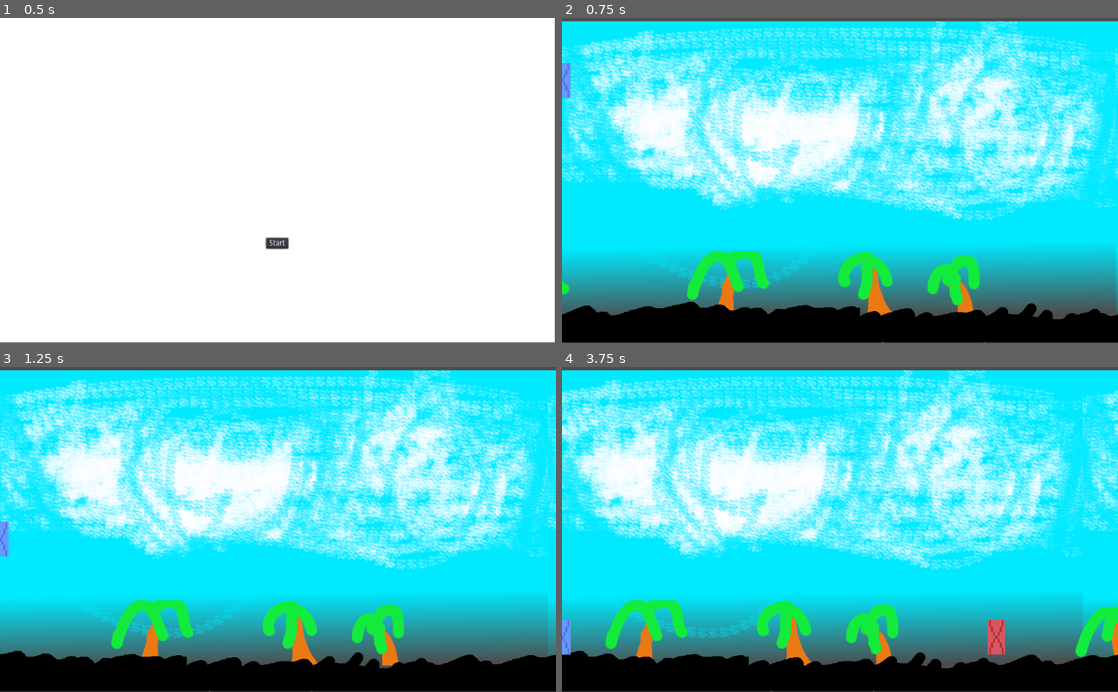
Above: before the commit, frames 1-4 (two rows, left to right).
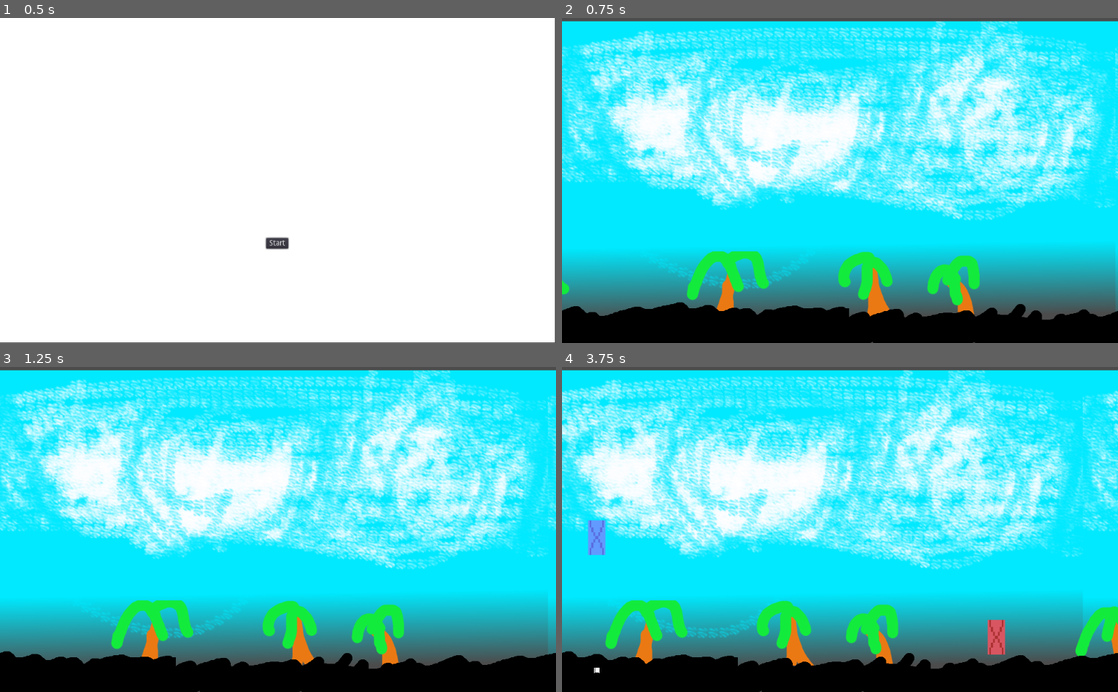
Above: after the commit, the same moments.

Repository: jakepearse/Zeno_Game_Jam
Game: Godot game, scene res://UI/MainMenu.tscn
Two runs of this game, one before a commit and one after it. Both use one fixed random seed, a clock stepped at 60 frames per second and the inputs below.
Inputs:
- Up to frame 1 (0.5 s): no input
- Up to frame 2 (0.75 s): click "Start" at 0.5 s
- Up to frame 3 (1.25 s): no input
- Up to frame 4 (3.75 s): tap Enter at 1.25 s; hold D 1.28-2.03 s; tap F at 1.35 s; tap H at 1.55, 2.1 s; hold S 2.03-2.78 s; tap J at 2.3, 2.85 s; hold D from 2.78 s (still down); tap K at 3.05, 3.6 s

Frame 1 is identical in both runs. In frame 2, 1.5% of the frame differs, in the area x 0-100%, y 13-100%; in frame 3, 1.4%; in frame 4, 1.8%, in the area x 0-100%, y 47-100%.

Commit message:
Implemented...wow, a lot of things.
Hell if I can keep track of them.

Diff:
--- /dev/null
+++ b/Scenes/Key Sprites/Key Sprite A.tscn
@@ -0,0 +1,11 @@
+[gd_scene load_steps=4 format=2]
+
+[ext_resource path="res://Sprites/Test/A-Down.png" type="Texture" id=1]
+[ext_resource path="res://Sprites/Test/A-Up.png" type="Texture" id=2]
+[ext_resource path="res://Scripts/KeySprite.gd" type="Script" id=3]
+
+[node name="sprite" type="Sprite"]
+texture = ExtResource( 2 )
+script = ExtResource( 3 )
+downSprite = ExtResource( 1 )
+key = 65
--- /dev/null
+++ b/Scenes/Key Sprites/Key Sprite D.tscn
@@ -0,0 +1,11 @@
+[gd_scene load_steps=4 format=2]
+
+[ext_resource path="res://Sprites/Test/D-Up.png" type="Texture" id=1]
+[ext_resource path="res://Sprites/Test/D-Down.png" type="Texture" id=2]
+[ext_resource path="res://Scripts/KeySprite.gd" type="Script" id=3]
+
+[node name="Node2D" type="Sprite"]
+texture = ExtResource( 1 )
+script = ExtResource( 3 )
+downSprite = ExtResource( 2 )
+key = 83
--- /dev/null
+++ b/Scenes/Key Sprites/Key Sprite F.tscn
@@ -0,0 +1,11 @@
+[gd_scene load_steps=4 format=2]
+
+[ext_resource path="res://Sprites/Test/F-Up.png" type="Texture" id=1]
+[ext_resource path="res://Sprites/Test/F-Down.png" type="Texture" id=2]
+[ext_resource path="res://Scripts/KeySprite.gd" type="Script" id=3]
+
+[node name="sprite" type="Sprite"]
+texture = ExtResource( 1 )
+script = ExtResource( 3 )
+downSprite = ExtResource( 2 )
+key = 70
--- /dev/null
+++ b/Scenes/Key Sprites/Key Sprite H.tscn
@@ -0,0 +1,11 @@
+[gd_scene load_steps=4 format=2]
+
+[ext_resource path="res://Sprites/Test/H-Down.png" type="Texture" id=1]
+[ext_resource path="res://Sprites/Test/H-Up.png" type="Texture" id=2]
+[ext_resource path="res://Scripts/KeySprite.gd" type="Script" id=3]
+
+[node name="sprite" type="Sprite"]
+texture = ExtResource( 2 )
+script = ExtResource( 3 )
+downSprite = ExtResource( 1 )
+key = 72
--- /dev/null
+++ b/Scenes/Key Sprites/Key Sprite J.tscn
@@ -0,0 +1,11 @@
+[gd_scene load_steps=4 format=2]
+
+[ext_resource path="res://Sprites/Test/J-Up.png" type="Texture" id=1]
+[ext_resource path="res://Sprites/Test/J-Down.png" type="Texture" id=2]
+[ext_resource path="res://Scripts/KeySprite.gd" type="Script" id=3]
+
+[node name="sprite" type="Sprite"]
+texture = ExtResource( 1 )
+script = ExtResource( 3 )
+downSprite = ExtResource( 2 )
+key = 74
--- /dev/null
+++ b/Scenes/Key Sprites/Key Sprite K.tscn
@@ -0,0 +1,11 @@
+[gd_scene load_steps=4 format=2]
+
+[ext_resource path="res://Sprites/Test/K-Down.png" type="Texture" id=1]
+[ext_resource path="res://Sprites/Test/K-Up.png" type="Texture" id=2]
+[ext_resource path="res://Scripts/KeySprite.gd" type="Script" id=3]
+
+[node name="sprite" type="Sprite"]
+texture = ExtResource( 2 )
+script = ExtResource( 3 )
+downSprite = ExtResource( 1 )
+key = 75
--- /dev/null
+++ b/Scenes/Key Sprites/Key Sprite L.tscn
@@ -0,0 +1,11 @@
+[gd_scene load_steps=4 format=2]
+
+[ext_resource path="res://Sprites/Test/L-Down.png" type="Texture" id=1]
+[ext_resource path="res://Sprites/Test/L-Up.png" type="Texture" id=2]
+[ext_resource path="res://Scripts/KeySprite.gd" type="Script" id=3]
+
+[node name="sprite" type="Sprite"]
+texture = ExtResource( 2 )
+script = ExtResource( 3 )
+downSprite = ExtResource( 1 )
+key = 76
--- /dev/null
+++ b/Scenes/Key Sprites/Key Sprite S.tscn
@@ -0,0 +1,11 @@
+[gd_scene load_steps=4 format=2]
+
+[ext_resource path="res://Sprites/Test/S-up.png" type="Texture" id=1]
+[ext_resource path="res://Sprites/Test/S-down.png" type="Texture" id=2]
+[ext_resource path="res://Scripts/KeySprite.gd" type="Script" id=3]
+
+[node name="Node2D" type="Sprite"]
+texture = ExtResource( 1 )
+script = ExtResource( 3 )
+downSprite = ExtResource( 2 )
+key = 83
--- a/Scenes/Level.tscn
+++ b/Scenes/Level.tscn
@@ -36,6 +36,10 @@
 
 [node name="ScrollingTexture" parent="Floor" instance=ExtResource( 4 )]
 material = SubResource( 3 )
+margin_left = -188.0
+margin_top = 520.0
+margin_right = 1265.0
+margin_bottom = 600.0
 
 [node name="ParallaxBackground" parent="." instance=ExtResource( 5 )]
 spd = 20
@@ -48,10 +52,10 @@
 autostart = true
 
 [node name="PlayerTimer" type="Timer" parent="."]
-wait_time = 4.404
+wait_time = 3.0
 autostart = true
 
-[node name="CharacterContainer" type="Node2D" parent="."]
+[node name="Sprite Positions" type="Node2D" parent="."]
 
 [connection signal="timeout" from="ObstacleTimer" to="." method="_on_ObstacleTimer_timeout"]
 [connection signal="timeout" from="PlayerTimer" to="." method="_on_PlayerTimer_timeout"]
--- a/Scripts/Background.gd
+++ b/Scripts/Background.gd
@@ -1,9 +1,5 @@
 extends ParallaxBackground
 
-
-# Declare member variables here. Examples:
-# var a = 2
-# var b = "text"
 export var spd: int
 
 # Called when the node enters the scene tree for the first time.
@@ -13,7 +9,3 @@
 
 func _process(delta):
 	scroll_offset.x -= spd * delta
-
-# Called every frame. 'delta' is the elapsed time since the previous frame.
-#func _process(delta):
-#	pass
--- a/Scripts/Character.gd
+++ b/Scripts/Character.gd
@@ -1,6 +1,6 @@
 extends RigidBody2D
 
-var jumpKey = null #The button that causes this instance to jump
+var jumpKey = KEY_A #The button that causes this instance to jump
 var floorNode:Node
 export var jumpImpulse:Vector2 #Jumping "bumps" the char by this vector.
 var inAir = true #Tracks whether the player is not on the ground.
@@ -19,7 +19,7 @@
 func _on_hit(body):
 	if body != floorNode:
 		self.MODE_RIGID
-		yield(get_tree().create_timer(3.0), "timeout")
+		yield(get_tree().create_timer(1.0), "timeout")
 		get_tree().change_scene("res://UI/GameOver.tscn")
 	else:
 		inAir = false 	 #The character is now on the ground
--- /dev/null
+++ b/Scripts/KeySprite.gd
@@ -0,0 +1,15 @@
+extends Sprite
+
+export var downSprite:Texture
+var upSprite = texture
+export var key:int
+
+# Called when the node enters the scene tree for the first time.
+func _ready():
+	pass # Replace with function body.
+
+func _input(event):
+	if event is InputEventKey and event.pressed and event.scancode == key:
+		texture = downSprite
+	elif event is InputEventKey and !event.pressed and event.scancode == key:
+		texture = upSprite
--- a/Scripts/Level.gd
+++ b/Scripts/Level.gd
@@ -1,38 +1,96 @@
 extends Node2D
 
+const charHeight = 300 #Starting y-coord of Characters
+const spriteHeight = 560 #y-coord of key sprites
+
+var difficulty = 0 #An int that increments with every timeout of PlayerTimer.
+#Evaluated in a match (think switch) statement to determine the next modifier.
 
 onready var Character = preload("res://Scenes/Character.tscn")
 onready var Obstacle = preload("res://Scenes/Obstacle.tscn")
-const keyMap = [
-	[65,'a'],
-	[83,'s'],
-	[68,'d'],
-	[70,'f'],
-	[72,'h'],
-	[74,'j'],
-	[75,'k'],
-	[76,'l']
-]
 
-# Called when the node enters the scene tree for the first time.
+onready var keySpriteA = preload("res://Scenes/Key Sprites/Key Sprite A.tscn")
+onready var keySpriteD = preload("res://Scenes/Key Sprites/Key Sprite D.tscn")
+onready var keySpriteS = preload("res://Scenes/Key Sprites/Key Sprite S.tscn")
+onready var keySpriteF = preload("res://Scenes/Key Sprites/Key Sprite F.tscn")
+onready var keySpriteH = preload("res://Scenes/Key Sprites/Key Sprite H.tscn")
+onready var keySpriteJ = preload("res://Scenes/Key Sprites/Key Sprite J.tscn")
+onready var keySpriteK = preload("res://Scenes/Key Sprites/Key Sprite K.tscn")
+onready var keySpriteL = preload("res://Scenes/Key Sprites/Key Sprite L.tscn")
+
+var keyMap = [KEY_A, KEY_S, KEY_D, KEY_F, KEY_H, KEY_J, KEY_K, KEY_L]
+
+var c:Node #New character spawns will be assigned to this variable.
+var keySprite:Node #New Keysprite spawns will be assigned to this var.
+
 func _ready():
-	spawn_character()
+	randomize() #Set a random seed for RNG
+	keyMap.shuffle() #Randomize the order that the keys will be introduced in
 
 func _on_ObstacleTimer_timeout():
 	var o = Obstacle.instance()
 	o.position = Vector2(900,500) #? idk
 	add_child(o)
 
+func _on_PlayerTimer_timeout():
+	match difficulty:
+		0:
+			assign_sprite(keyMap[0])
+			keySprite.position = Vector2(64, 560)
 
+			spawn_character()
+			c.position = Vector2(64, 300)
 
+		1:
+			assign_sprite(keyMap[0])
+			keySprite.position = Vector2(64*2, spriteHeight)
 
-func _on_PlayerTimer_timeout():
-	spawn_character()
+			spawn_character()
+			c.position = Vector2(64 * 2, charHeight)
+
+		2:
+			assign_sprite(keyMap[0])
+			keySprite.position = Vector2(64 * 3, spriteHeight)
+
+			spawn_character()
+			c.position = Vector2(64 * 3, charHeight)
+		3:
+			assign_sprite(keyMap[0])
+			keySprite.position = Vector2(64 * 4, spriteHeight)
+
+			spawn_character()
+			c.position = Vector2(64 * 4, charHeight)
+		4:
+			assign_sprite(keyMap[0])
+			keySprite.position = Vector2(64 * 5, spriteHeight)
+
+			spawn_character()
+			c.position = Vector2(64 * 5, charHeight)
+	difficulty = difficulty + 1
+
 func spawn_character():
-	var c = Character.instance()
+	c = Character.instance()
 	c.floorNode = $Floor
-	c.position = Vector2($CharacterContainer.get_child_count() * 64, 100)
-	var k = keyMap.pop_front()
-	c._set_jump_key(k[0])
-	c._set_label(k[1])
-	$CharacterContainer.add_child(c)
+
+	c.jumpKey = keyMap.pop_front()
+	add_child(c)
+
+func assign_sprite(key):
+	match key:
+		KEY_A:
+			keySprite = keySpriteA.instance()
+		KEY_S:
+			keySprite = keySpriteS.instance()
+		KEY_D:
+			keySprite = keySpriteD.instance()
+		KEY_F:
+			keySprite = keySpriteF.instance()
+		KEY_H:
+			keySprite = keySpriteH.instance()
+		KEY_J:
+			keySprite = keySpriteJ.instance()
+		KEY_K:
+			keySprite = keySpriteK.instance()
+		KEY_L:
+			keySprite = keySpriteL.instance()
+	add_child(keySprite)
--- a/project.godot
+++ b/project.godot
@@ -14,6 +14,39 @@
 run/main_scene="res://UI/MainMenu.tscn"
 config/icon="res://icon.png"
 
+[importer_defaults]
+
+texture={
+"compress/bptc_ldr": 0,
+"compress/hdr_mode": 0,
+"compress/lossy_quality": 0.7,
+"compress/mode": 0,
+"compress/normal_map": 0,
+"detect_3d": true,
+"flags/anisotropic": false,
+"flags/filter": false,
+"flags/mipmaps": false,
+"flags/repeat": 0,
+"flags/srgb": 2,
+"process/HDR_as_SRGB": false,
+"process/fix_alpha_border": true,
+"process/invert_color": false,
+"process/normal_map_invert_y": false,
+"process/premult_alpha": false,
+"size_limit": 0,
+"stream": false,
+"svg/scale": 1.0
+}
+
+[input]
+
+ui_cancel={
+"deadzone": 0.5,
+"events": [ Object(InputEventKey,"resource_local_to_scene":false,"resource_name":"","device":0,"alt":false,"shift":false,"control":false,"meta":false,"command":false,"pressed":false,"scancode":16777217,"physical_scancode":0,"unicode":0,"echo":false,"script":null)
+, Object(InputEventJoypadButton,"resource_local_to_scene":false,"resource_name":"","device":0,"button_index":1,"pressure":0.0,"pressed":false,"script":null)
+ ]
+}
+
 [physics]
 
 common/enable_pause_aware_picking=true
Binary file added: Sprites/Test/A-Down.png
Not shown, added: Sprites/Test/A-Down.png.import
Binary file added: Sprites/Test/A-Up.png
Not shown, added: Sprites/Test/A-Up.png.import
Binary file added: Sprites/Test/D-Down.png
Not shown, added: Sprites/Test/D-Down.png.import
Binary file added: Sprites/Test/D-Up.png
Not shown, added: Sprites/Test/D-Up.png.import
Binary file added: Sprites/Test/F-Down.png
Not shown, added: Sprites/Test/F-Down.png.import
Binary file added: Sprites/Test/F-Up.png
Not shown, added: Sprites/Test/F-Up.png.import
(and 20 more such lines)
